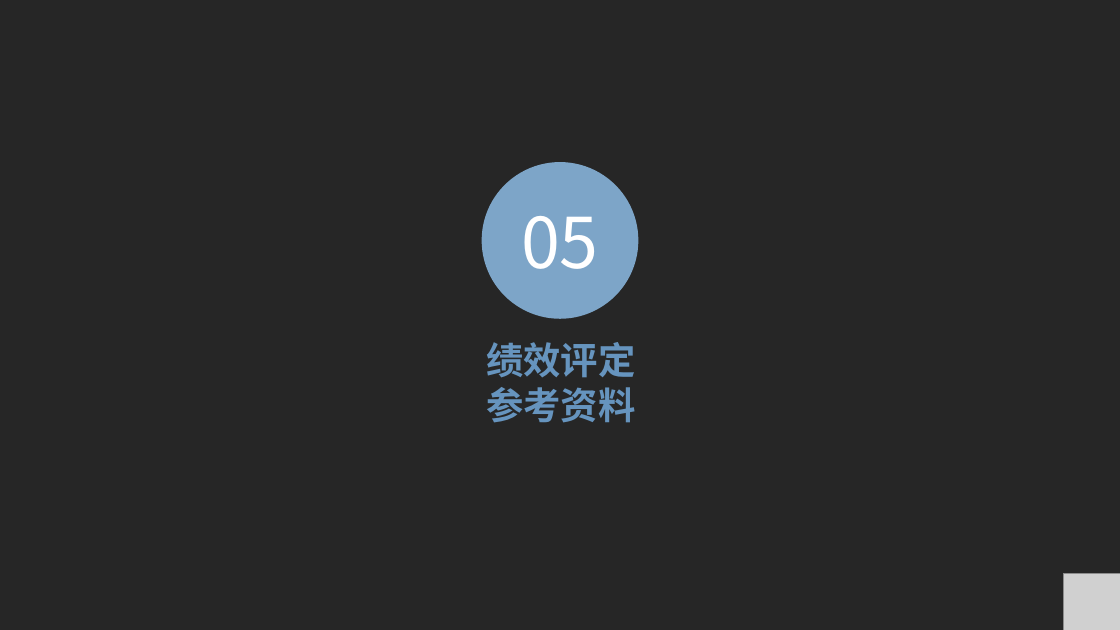
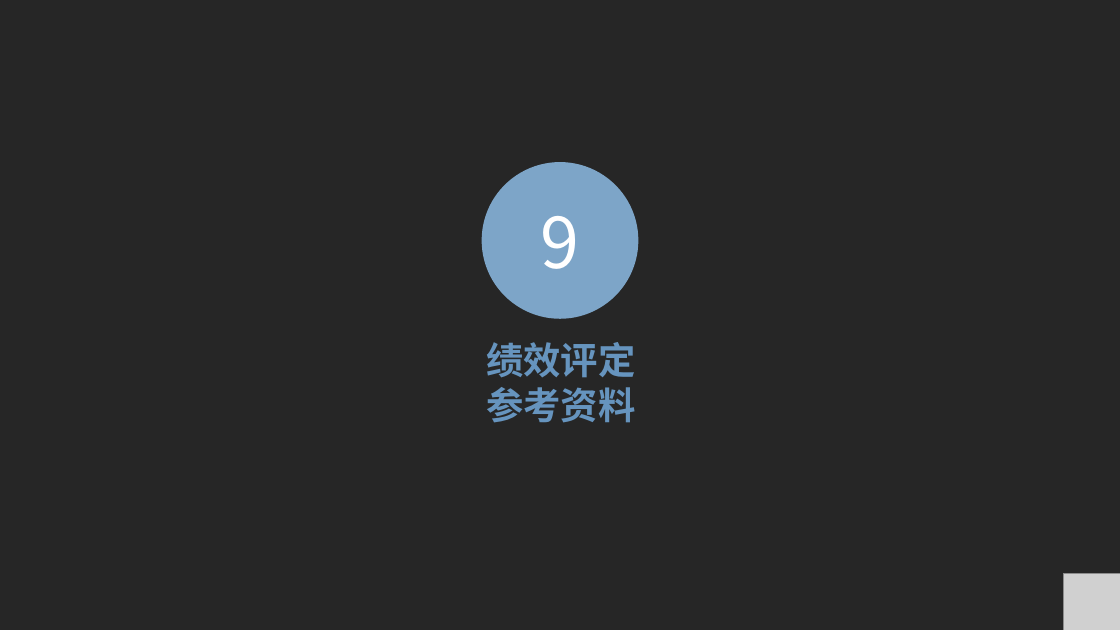
Before and after one commit to ToryXu0407/Project_yc, a slide deck: slide 28 of 翻转课堂/翻转课堂4+1View.pptx. Drawn at 1120x630 pixels with LibreOffice and Linux fonts; fonts in the diff are those of the drawing; grey boxes stand for pictures. Boxes give left, top, right and bottom in pixels: in the first picture for what was removed or moved away, otherwise in the second. Text is boxed around its words. In the diff, an @@ line names an element or a change of style, - is before the commit and + after.

Commit message:
4+1view翻转ppt序号修改

```diff
--- a/翻转课堂/翻转课堂4+1View.pptx
+++ b/翻转课堂/翻转课堂4+1View.pptx
@@ text in ellipse at (541, 216, 580, 269): text changed @@
-05
+9
```
